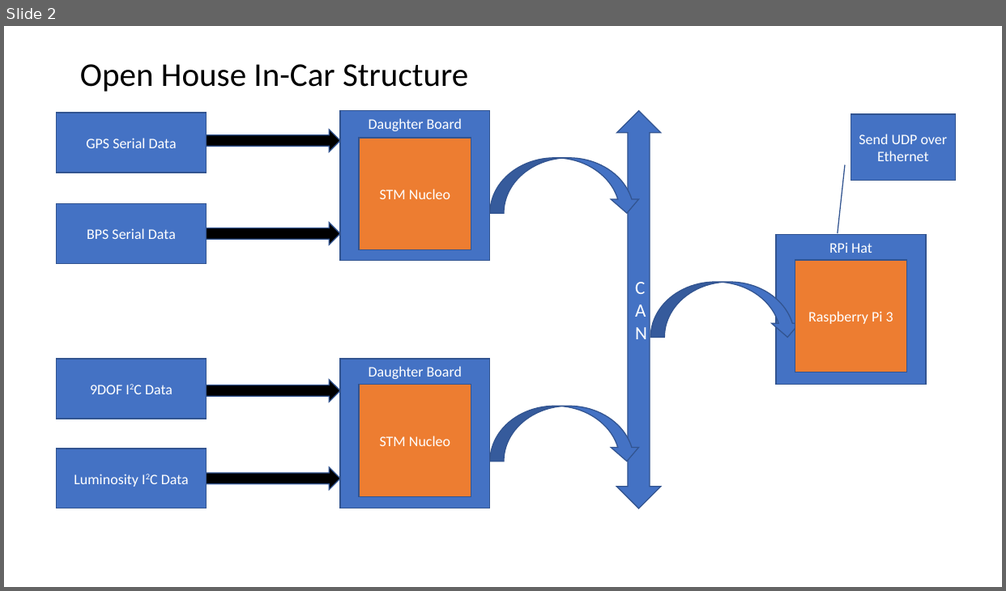
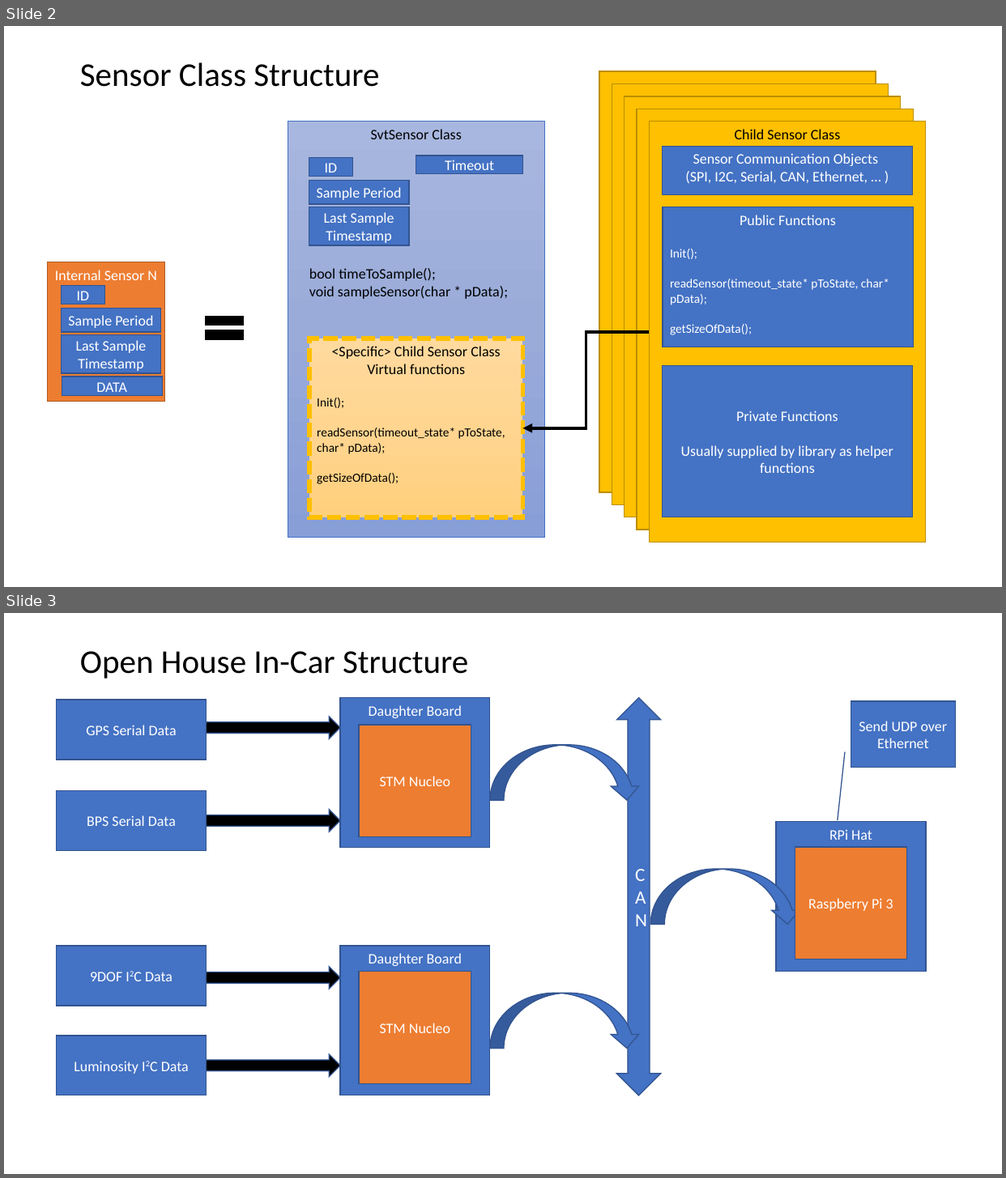
Before and after one commit to christian7137/SolarCarProject, a slide deck: new_acquisition/nucleo data flow and sw structure.pptx. Shown one above the other, each under a label of ours: slide 2 before the commit, slides 2 and 3 after it. The pictures are 1006x591 and 1006x1178 pixels, drawn with LibreOffice and Linux fonts; fonts in the diff are those of the drawing. Boxes give left, top, right and bottom in pixels: in the first picture for what was removed or moved away, otherwise in the second. Text is boxed around its words. In the diff, an @@ line names an element or a change of style, - is before the commit and + after.

```diff
--- a/new_acquisition/nucleo data flow and sw structure.pptx
+++ b/new_acquisition/nucleo data flow and sw structure.pptx
@@ slide 2 added at <box>4,26,1002,587</box>, background #FFFFFF @@
@@ text added at <box>80,62,379,87</box>, 32 pt, text #000000 @@
+Sensor Class Structure
@@ rectangle added at <box>599,71,876,493</box>, fill #FFC000, outline #BD8E00 1 pt @@
@@ rectangle added at <box>612,84,889,506</box>, fill #FFC000, outline #BD8E00 1 pt @@
@@ rectangle added at <box>624,96,901,518</box>, fill #FFC000, outline #BD8E00 1 pt @@
@@ rectangle added at <box>288,121,545,537</box>, fill gradient #A8B7DF to #9AABD9 to #889ED7, outline #4472C4 0.5 pt, 14 pt, text #000000 @@
+SvtSensor Class
@@ rectangle added at <box>637,109,913,531</box>, fill #FFC000, outline #BD8E00 1 pt @@
@@ rectangle added at <box>650,121,926,543</box>, fill #FFC000, outline #BD8E00 1 pt, 14 pt, text #000000 @@
+Child Sensor Class
@@ rectangle added at <box>662,147,913,195</box>, fill #4472C4, outline #325491 1 pt, 14 pt, text #FFFFFF @@
+Sensor Communication Objects
+(SPI, I2C, Serial, CAN, Ethernet, … )
@@ rectangle added at <box>309,158,353,177</box>, fill #4472C4, outline #325491 1 pt, 14 pt, text #FFFFFF @@
+ID
@@ rectangle added at <box>416,156,523,174</box>, fill #4472C4, outline #325491 1 pt, 14 pt, text #FFFFFF @@
+Timeout
@@ rectangle added at <box>309,180,409,204</box>, fill #4472C4, outline #325491 1 pt, 14 pt, text #FFFFFF @@
+Sample Period
@@ rectangle added at <box>309,207,409,246</box>, fill #4472C4, outline #325491 1 pt, 14 pt, text #FFFFFF @@
+Last Sample Timestamp
@@ rectangle added at <box>663,207,914,348</box>, fill #4472C4, outline #325491 1 pt, 12 pt, text #FFFFFF @@
+Public Functions
+Init();
+readSensor(timeout_state* pToState, char* pData);
+getSizeOfData();
@@ rectangle added at <box>48,263,165,402</box>, fill #ED7D31, outline #AF5C24 1 pt, 14 pt, text #FFFFFF @@
+Internal Sensor N
@@ text added at <box>309,268,508,299</box>, 14 pt, text #000000 @@
+bool timeToSample();
+void sampleSensor(char * pData);
@@ rectangle added at <box>61,286,105,305</box>, fill #4472C4, outline #325491 1 pt, 14 pt, text #FFFFFF @@
+ID
@@ rectangle added at <box>61,308,161,332</box>, fill #4472C4, outline #325491 1 pt, 14 pt, text #FFFFFF @@
+Sample Period
@@ math equal added at <box>198,308,250,347</box>, fill #000000, outline #000000 1 pt @@
@@ rectangle added at <box>61,335,161,373</box>, fill #4472C4, outline #325491 1 pt, 14 pt, text #FFFFFF @@
+Last Sample Timestamp
@@ rectangle added at <box>309,339,522,518</box>, fill gradient #FFDB9E to #FFD590 to #FFD07C, outline #FFC000 4.5 pt dashed, 12 pt, text #000000 @@
+<Specific> Child Sensor Class
+Virtual functions
+Init();
+readSensor(timeout_state* pToState, char* pData);
+getSizeOfData();
@@ elbow arrow added from (650, 332) to (522, 429), #000000 3 pt @@
@@ rectangle added at <box>62,377,162,396</box>, fill #4472C4, outline #325491 1 pt, 14 pt, text #FFFFFF @@
+DATA
@@ rectangle added at <box>662,366,913,517</box>, fill #4472C4, outline #325491 1 pt, 14 pt, text #FFFFFF @@
+Private Functions
+Usually supplied by library as helper functions
@@ what was slide 2 is now slide 3 @@
```
Also in this commit, not shown: 1 slide changed.
